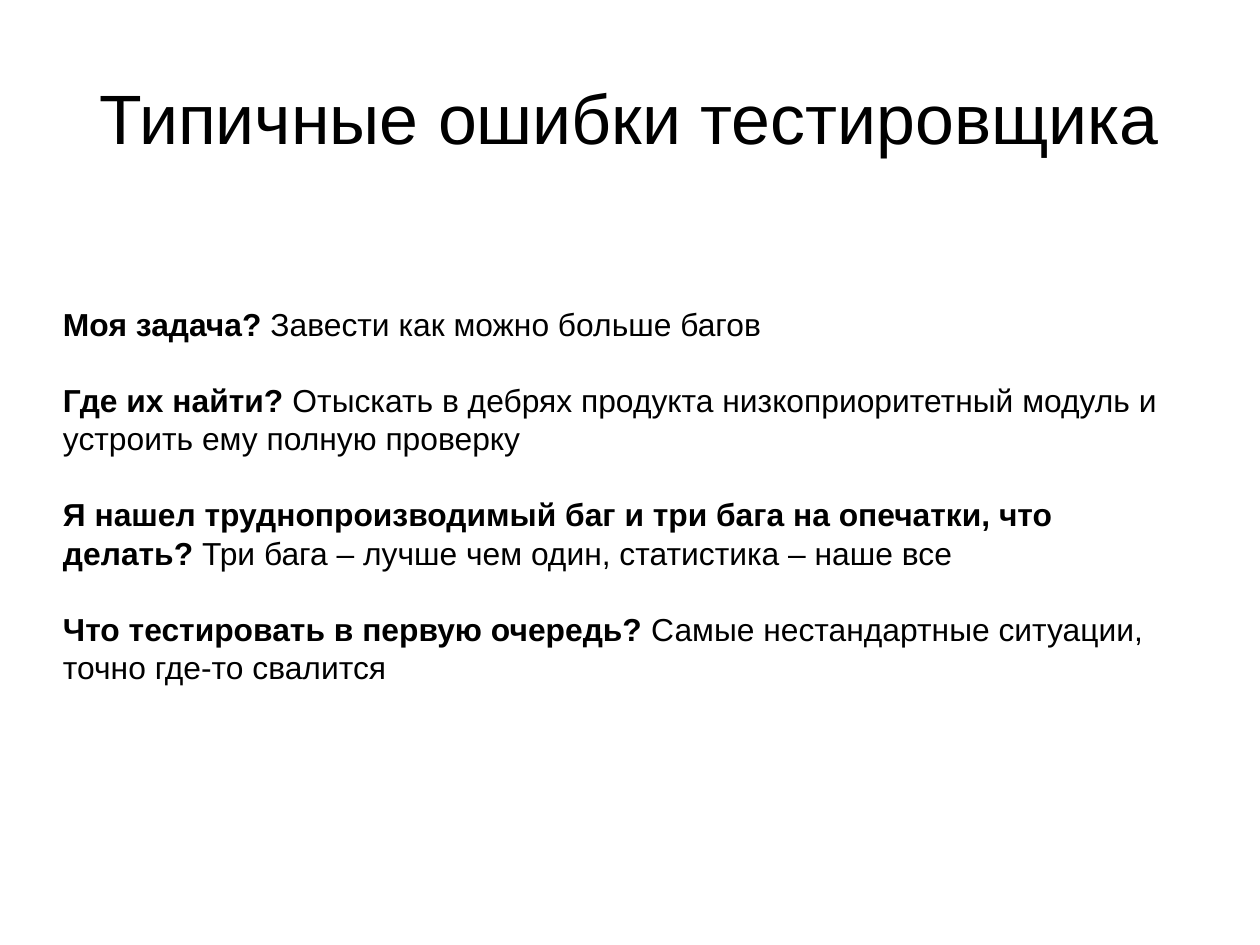
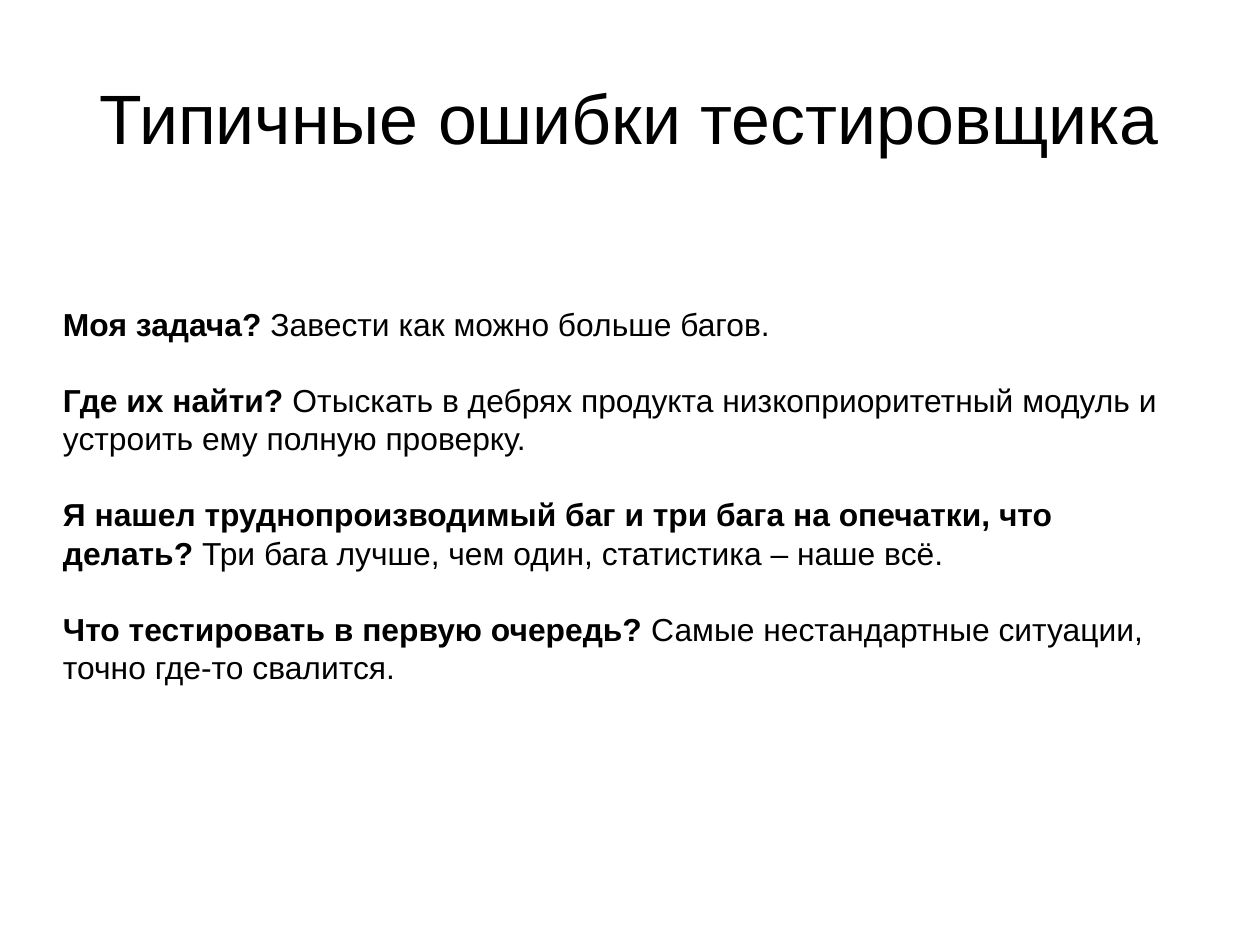
Before and after one commit to MinskLUG/linux_courses, a slide deck: slide 10 of sam-solutions/12_QA_intro_libreoffice.odp. Drawn at 1260x945 pixels with LibreOffice and Linux fonts; fonts in the diff are those of the drawing. Boxes give left, top, right and bottom in pixels: in the first picture for what was removed or moved away, otherwise in the second. Text is boxed around its words. In the diff, an @@ line names an element or a change of style, - is before the commit and + after.

```diff
--- a/sam-solutions/12_QA_intro_libreoffice.odp
+++ b/sam-solutions/12_QA_intro_libreoffice.odp
@@ subtitle at box(63, 312, 1157, 685): text changed @@
-Моя задача? Завести как можно больше багов
-Где их найти? Отыскать в дебрях продукта низкоприоритетный модуль и устроить ему полную проверку
-Я нашел труднопроизводимый баг и три бага на опечатки, что делать? Три бага – лучше чем один, статистика – наше все
-Что тестировать в первую очередь? Самые нестандартные ситуации, точно где-то свалится
+Моя задача? Завести как можно больше багов.
+Где их найти? Отыскать в дебрях продукта низкоприоритетный модуль и устроить ему полную проверку.
+Я нашел труднопроизводимый баг и три бага на опечатки, что делать? Три бага лучше, чем один, статистика – наше всё.
+Что тестировать в первую очередь? Самые нестандартные ситуации, точно где-то свалится.
```
Also in this commit, not shown: 7 other slides changed.
